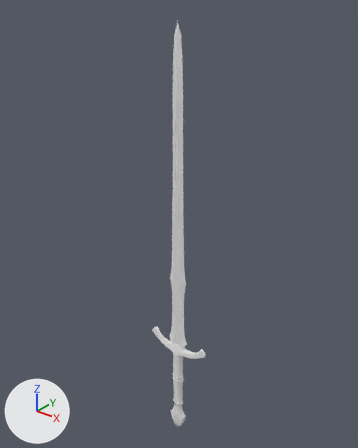
Before and after pictures for a commit that changed the Blender file resources/artsource/faraam_longsword.blend.
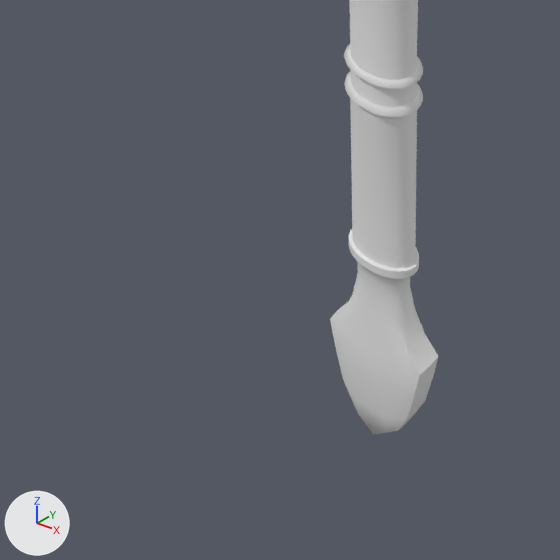
There are two pictures of each version: one whole from a 50 mm camera at (91.4, -113.6, 124.6) aimed at (-3.3, 4.7, 51.2), one close up on the part from 35% to 57% of the width and 82% to 99% of the height. Lighting does not change. The marker at lower left points along +X, +Y and +Z.

In view in the first close-up: 'mundane_longsword'.
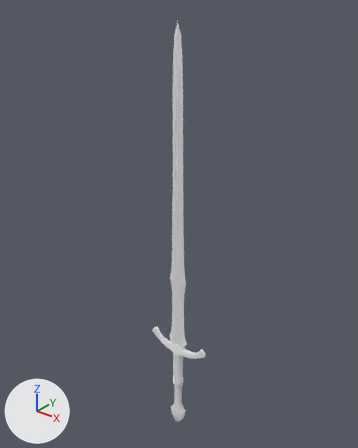
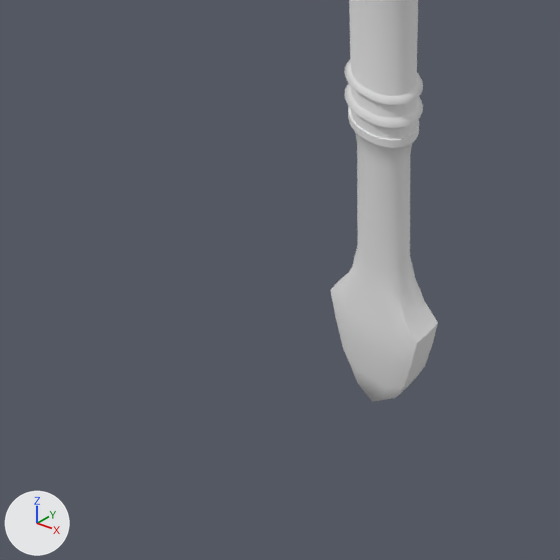
The change, as a list of edits to the scene's bpy script:
```text
Change me_mundane_longsword:
    where me_mundane_longsword.from_pydata(...)  # 954 vertices, 959 faces; spans x -12.0..12.0, y -2.0..2.0, z -36.0..116.0
    used by ob_mundane_longsword; location = (0.0, 0.0, -0.73)
    me_mundane_longsword part 1: all 180 vertices in x -2.0..2.0, y -2.0..2.0, z -12.0..-9.0 are moved by (0.0, 0.0, -1.0)
    me_mundane_longsword part 2: all 70 vertices in x -3.0..3.0, y -1.0..1.0, z -31.0..-25.0 are moved by (0.0, 0.0, 2.0)
    me_mundane_longsword part 3: all 25 vertices in x -2.0..2.0, y -1.0..1.0, z -36.0..-33.0 are moved by (0.0, 0.0, 3.0)
    me_mundane_longsword part 4: all 150 vertices in x -2.0..2.0, y -1.0..1.0, z -24.0..-22.0 are moved by (0.0, 0.0, 9.0)
```

Boxes (x1, y1, x2, y2) around the edits, measured in the close-ups (560 x 560 px; the box of a moved part takes in the faces that stretch with it):
'mundane_longsword', reshaped
    before: (330, 0, 438, 435)
    after: (330, 0, 438, 402)
part 1 of me_mundane_longsword, moved or reshaped
    before: (344, 0, 423, 119)
    after: (344, 0, 423, 129)
part 2 of me_mundane_longsword, moved or reshaped
    before: (330, 264, 438, 396)
    after: (330, 146, 438, 364)
part 3 of me_mundane_longsword, moved or reshaped
    before: (335, 347, 433, 435)
    after: (336, 319, 432, 402)
part 4 of me_mundane_longsword, moved or reshaped
    before: (349, 98, 419, 285)
    after: (348, 107, 419, 167)
